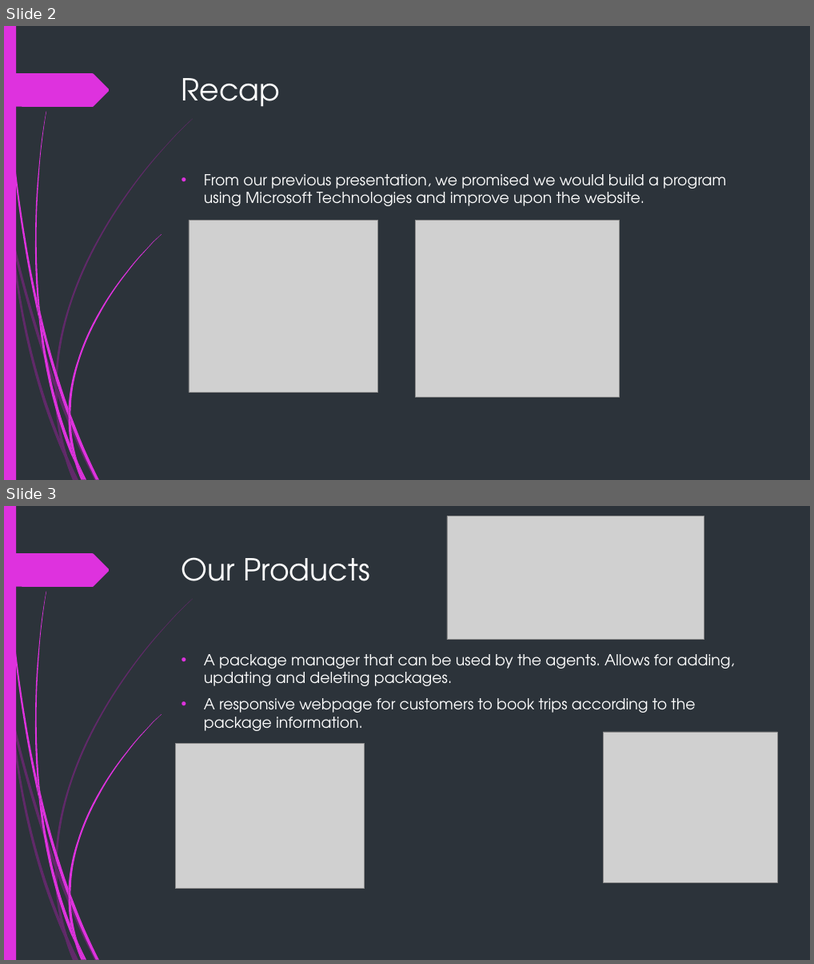
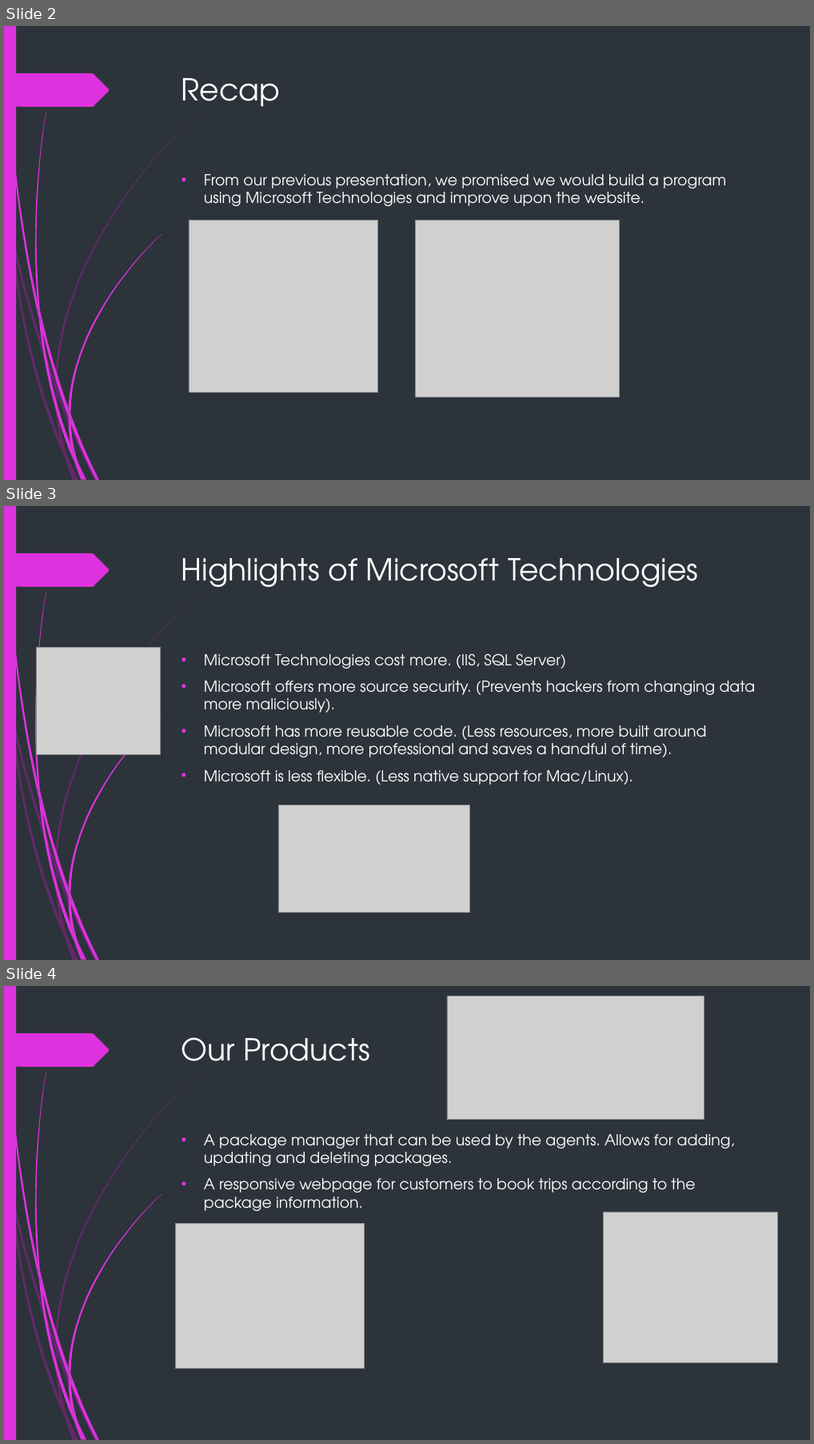
Before and after one commit to RoyalBis/OOSD-PROJ2-TEAM5, a slide deck: OOSD_Project2_Team5_Presentation.pptx. Shown one above the other, each under a label of ours: slides 2 and 3 before the commit, slides 2, 3 and 4 after it. The pictures are 814x964 and 814x1444 pixels, drawn with LibreOffice and Linux fonts; fonts in the diff are those of the drawing; grey boxes stand for pictures. Boxes give left, top, right and bottom in pixels: in the first picture for what was removed or moved away, otherwise in the second. Text is boxed around its words. In the diff, an @@ line names an element or a change of style, - is before the commit and + after.

```diff
--- a/OOSD_Project2_Team5_Presentation.pptx
+++ b/OOSD_Project2_Team5_Presentation.pptx
@@ slide 3 added at <box>4,506,810,960</box>, background #2C333A; not listed: 24 template elements that a slide beside it also shows @@
@@ title added at <box>182,558,699,587</box>, 36 pt, text #FFFFFF @@
+Highlights of Microsoft Technologies
@@ picture added at <box>37,647,162,755</box> @@
@@ text added at <box>204,654,756,784</box>, 18 pt, text #FFFFFF @@
+• Microsoft Technologies cost more. (IIS, SQL Server)
+• Microsoft offers more source security. (Prevents hackers from changing data more maliciously).
+• Microsoft has more reusable code. (Less resources, more built around modular design, more professional and saves a handful of time).
+• Microsoft is less flexible. (Less native support for Mac/Linux).
@@ picture added at <box>278,805,470,912</box> @@
@@ what was slide 3 is now slide 4 @@
```
Also in this commit, not shown: 3 slides changed.
